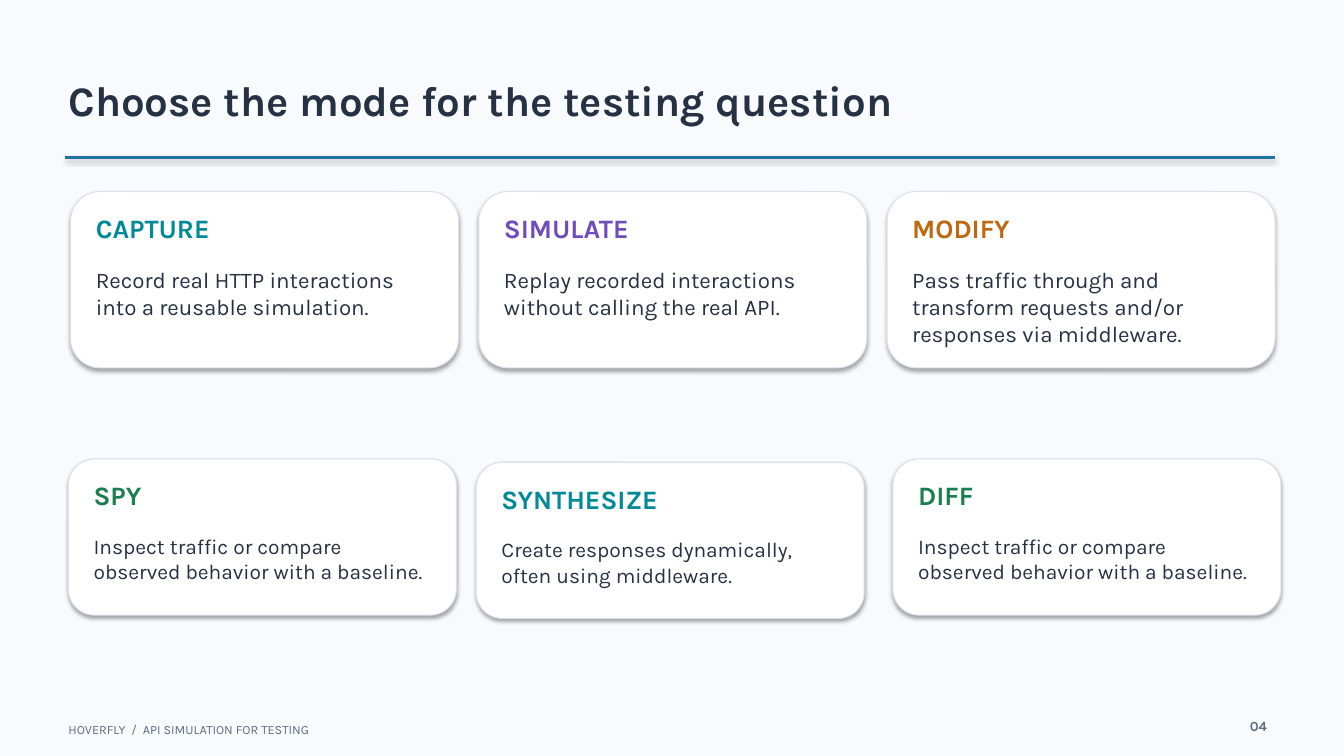
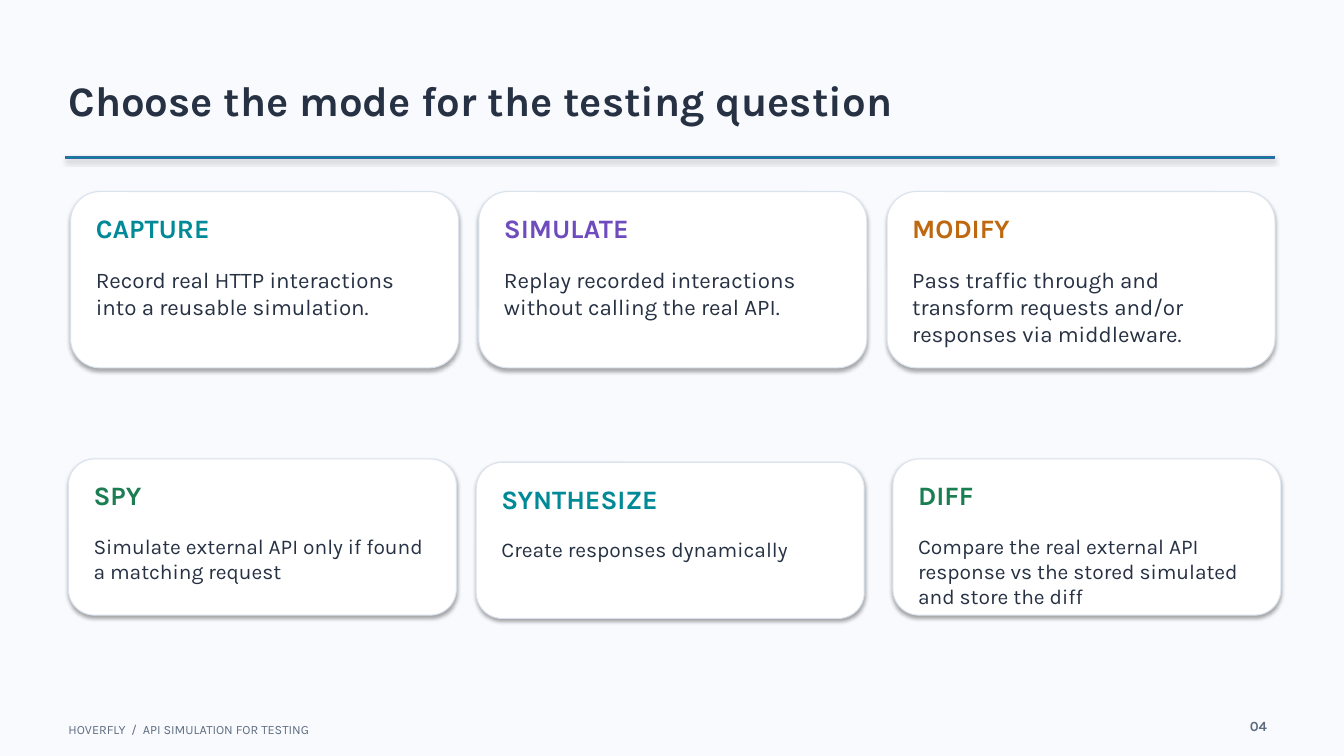
Before and after one commit to gabrielSpassos/pocs, a slide deck: slide 4 of hoverfly/hoverfly.pptx. Drawn at 1344x756 pixels with LibreOffice and Linux fonts; fonts in the diff are those of the drawing. Boxes give left, top, right and bottom in pixels: in the first picture for what was removed or moved away, otherwise in the second. Text is boxed around its words. In the diff, an @@ line names an element or a change of style, - is before the commit and + after.

```diff
--- a/hoverfly/hoverfly.pptx
+++ b/hoverfly/hoverfly.pptx
@@ text at (94, 539, 422, 584): text changed @@
-Inspect traffic or compare observed behavior with a baseline.
+Simulate external API only if found a matching request
@@ text at (918, 539, 1238, 605): text changed @@
-Inspect traffic or compare observed behavior with a baseline.
+Compare the real external API response vs the stored simulated and store the diff
@@ text at (501, 542, 787, 562): text changed @@
-Create responses dynamically, often using middleware.
+Create responses dynamically
```
Also in this commit, not shown: 2 other slides changed, 2 slides removed.
